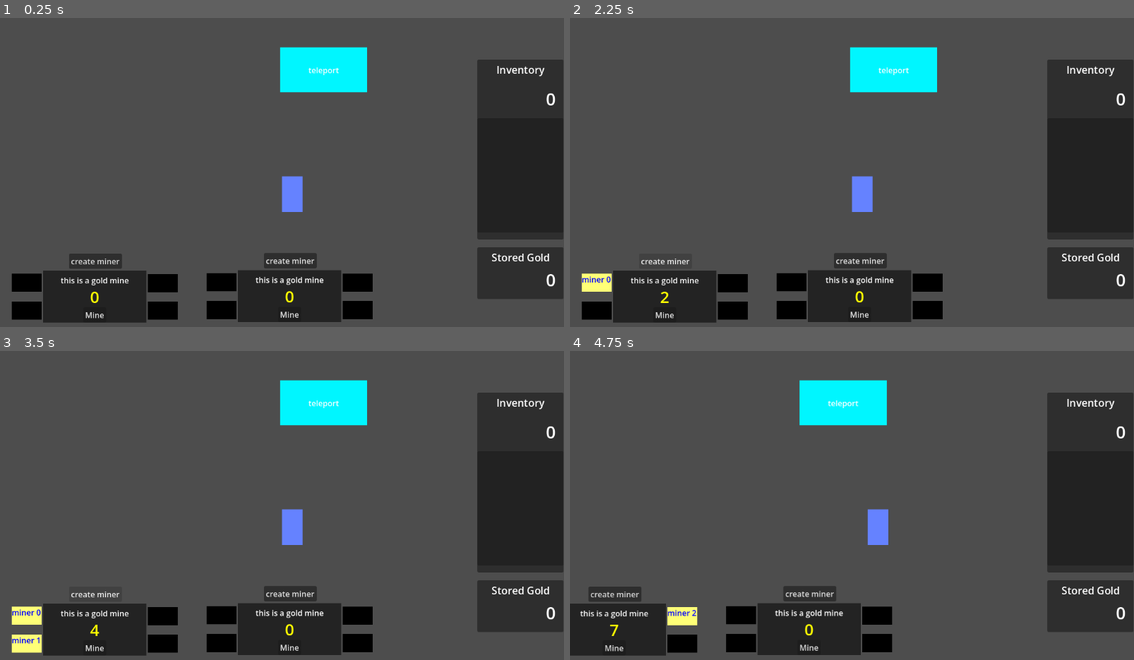
Above: before the commit, frames 1-4 (two rows, left to right).
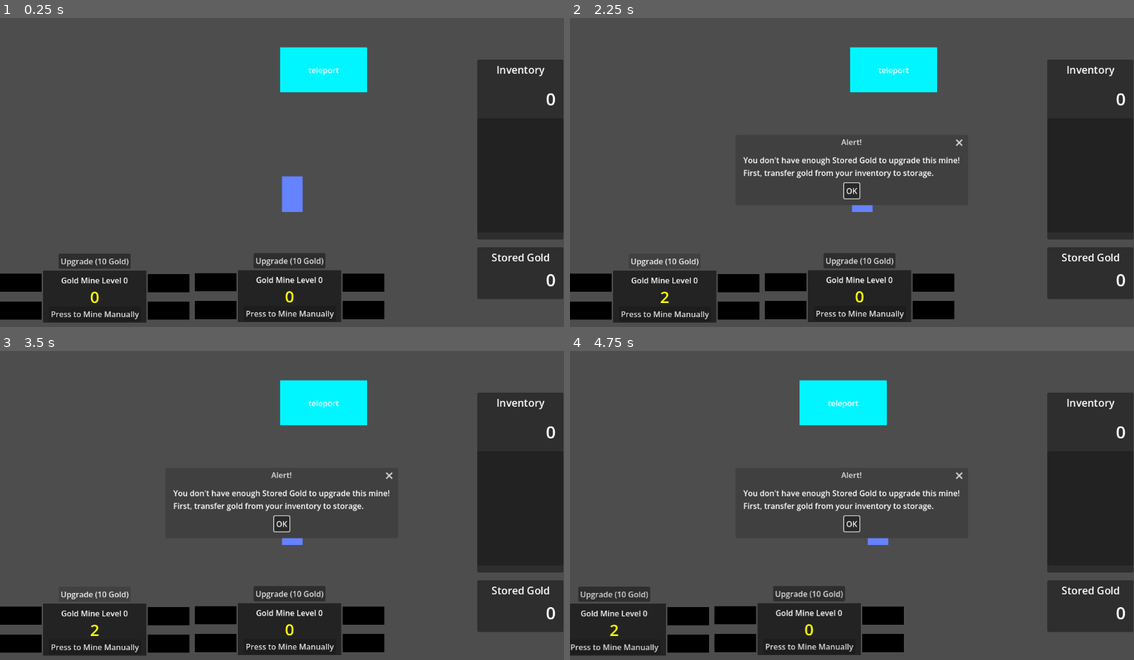
Above: after the commit, the same moments.

Repository: matrndev/gold-game
Game: Godot game, scene res://scenes/empty_scene.tscn
Same seed, same stepped clock (60 frames per second), same inputs: the game is played once before the commit and once after it.
Inputs (mouse positions are in pixels of both pictures, inside the frame that each line leads up to):
- Up to frame 1 (0.25 s): no input
- Up to frame 2 (2.25 s): click (665, 314) at 0.5 s, where only the run before the commit has a clickable "Mine"; click (665, 314) at 1.25 s, where only the run after the commit has a clickable "Press to Mine Manually"; click (665, 262) at 2 s, where only the run before the commit has a clickable "create miner"
- Up to frame 3 (3.5 s): click (95, 595) at 2.75 s, where only the run after the commit has a clickable "Upgrade (10 Gold)"
- Up to frame 4 (4.75 s): click (852, 524) at 3.5 s, where only the run after the commit has a clickable "OK"; tap Enter at 4.25 s; hold D (move_right) from 4.28 s (still down)

The runs differ from the first frame. In frame 1, 2.2% of the frame differs, in the area x 0-69%, y 76-98%; in frame 2, 3.6%; in frame 3, 3.9%, in the area x 0-70%, y 39-98%; in frame 4, 3.5%.

Commit message:
fix & improve to gold mines and autominers

Diff:
--- a/scenes/gold_mine.tscn
+++ b/scenes/gold_mine.tscn
@@ -18,12 +18,12 @@
 anchors_preset = 5
 anchor_left = 0.5
 anchor_right = 0.5
-offset_left = -70.0
+offset_left = -68.5
 offset_top = 8.0
-offset_right = 70.0
+offset_right = 68.5
 offset_bottom = 31.0
 grow_horizontal = 2
-text = "this is a gold mine"
+text = "Gold Mine Level 0"
 
 [node name="CurrentGoldLabel" type="Label" parent="ColorRect" unique_id=987676686]
 layout_mode = 1
@@ -49,12 +49,25 @@
 anchor_top = 1.0
 anchor_right = 0.5
 anchor_bottom = 1.0
-offset_left = -23.5
-offset_top = -31.0
-offset_right = 23.5
+offset_left = -61.0
+offset_top = -33.0
+offset_right = 61.0
+offset_bottom = -2.0
 grow_horizontal = 2
 grow_vertical = 0
-text = "Mine"
+text = "Press to Mine Manually"
+
+[node name="AddMinerButton" type="Button" parent="ColorRect" unique_id=1918122445]
+layout_mode = 1
+anchors_preset = 5
+anchor_left = 0.5
+anchor_right = 0.5
+offset_left = -69.0
+offset_top = -35.0
+offset_right = 69.0
+offset_bottom = -4.0
+grow_horizontal = 2
+text = "Upgrade (0 Gold)"
 
 [node name="CollisionShape2D" type="CollisionShape2D" parent="." unique_id=1424427795]
 position = Vector2(105.5, 53)
@@ -68,6 +81,7 @@
 position = Vector2(-64, 6)
 
 [node name="ColorRect" type="ColorRect" parent="MinerPlaceholder0" unique_id=755481325]
+offset_left = -24.0
 offset_right = 61.0
 offset_bottom = 37.0
 color = Color(0, 0, 0, 1)
@@ -76,6 +90,7 @@
 position = Vector2(-64, 63)
 
 [node name="ColorRect" type="ColorRect" parent="MinerPlaceholder1" unique_id=548657227]
+offset_left = -24.0
 offset_right = 61.0
 offset_bottom = 37.0
 color = Color(0, 0, 0, 1)
@@ -84,7 +99,7 @@
 position = Vector2(214, 7)
 
 [node name="ColorRect" type="ColorRect" parent="MinerPlaceholder2" unique_id=818820403]
-offset_right = 61.0
+offset_right = 85.0
 offset_bottom = 37.0
 color = Color(0, 0, 0, 1)
 
@@ -92,18 +107,18 @@
 position = Vector2(214, 63)
 
 [node name="ColorRect" type="ColorRect" parent="MinerPlaceholder3" unique_id=217071263]
-offset_right = 61.0
+offset_right = 85.0
 offset_bottom = 37.0
 color = Color(0, 0, 0, 1)
 
-[node name="AddMinerButton" type="Button" parent="." unique_id=1918122445]
-offset_left = 53.0
-offset_top = -35.0
-offset_right = 161.0
-offset_bottom = -4.0
-text = "create miner"
+[node name="NoGoldDialog" type="AcceptDialog" parent="." unique_id=604360836]
+oversampling_override = 1.0
+initial_position = 1
+size = Vector2i(459, 106)
+dialog_text = "You don't have enough Stored Gold to upgrade this mine!
+First, transfer gold from your inventory to storage."
 
 [connection signal="body_entered" from="." to="." method="_on_body_entered"]
 [connection signal="body_exited" from="." to="." method="_on_body_exited"]
 [connection signal="pressed" from="ColorRect/MineButton" to="." method="_on_mine_button_pressed"]
-[connection signal="pressed" from="AddMinerButton" to="." method="_on_add_miner_button_pressed"]
+[connection signal="pressed" from="ColorRect/AddMinerButton" to="." method="_on_add_miner_button_pressed"]
--- a/scenes/miner.tscn
+++ b/scenes/miner.tscn
@@ -6,15 +6,25 @@
 script = ExtResource("1_5x4dd")
 
 [node name="ColorRect" type="ColorRect" parent="." unique_id=1240134781]
-offset_right = 61.0
+offset_right = 85.0
 offset_bottom = 37.0
 color = Color(1, 1, 0.46666667, 1)
 
-[node name="Label" type="Label" parent="." unique_id=554807834]
-offset_right = 40.0
-offset_bottom = 23.0
+[node name="Label" type="Label" parent="ColorRect" unique_id=554807834]
+layout_mode = 1
+anchors_preset = 8
+anchor_left = 0.5
+anchor_top = 0.5
+anchor_right = 0.5
+anchor_bottom = 0.5
+offset_left = -41.5
+offset_top = -11.5
+offset_right = 41.5
+offset_bottom = 11.5
+grow_horizontal = 2
+grow_vertical = 2
 theme_override_colors/font_color = Color(0, 0, 1, 1)
-text = "miner 0"
+text = "Autominer"
 
 [node name="MineTimer" type="Timer" parent="." unique_id=1734390862]
 wait_time = 0.5
--- a/scripts/gold_mine.gd
+++ b/scripts/gold_mine.gd
@@ -1,9 +1,11 @@
 extends Area2D
 
 var current_gold: int
-
+var current_price: int
 var active_miners: Array[Node2D]
 
+func _ready() -> void:
+	price_update(10)
 
 func _on_body_entered(body: Node2D) -> void:
 	body.modulate = Color(1.0, 0.0, 0.0, 1.0)
@@ -30,6 +32,9 @@
 	$ButtonDebounceTimer.start()
 	add_gold(1)
 
+func price_update(new_price: int) -> void:
+	current_price = new_price
+	$ColorRect/AddMinerButton.text = "Upgrade (%d Gold)" % current_price
 
 func add_gold(gold_to_add: int = 1) -> void:
 	current_gold += gold_to_add
@@ -39,25 +44,36 @@
 func create_miner() -> bool:
 	var miner_scene = load("res://scenes/miner.tscn")
 	var miner: Node2D = miner_scene.instantiate()
-	var placeholder_count = get_tree().get_nodes_in_group("miner_placeholders").size()
+	var placeholder_count = find_children("MinerPlaceholder*", "Node2D", true, false).size()
 	var success: bool = false
-
+	print(placeholder_count)
 	for i in range(placeholder_count):
-		var placeholder = get_node("MinerPlaceholder" + str(i))
+		var placeholder = find_child("MinerPlaceholder" + str(i))
 
 		if placeholder.get_children().size() == 1: # add new miner into placeholder if it's unoccupied
 			miner.miner_id = i
+			miner.name = "Miner" + str(randi())
 			miner.connect("mined", add_gold)
 			placeholder.add_child(miner)
 			active_miners.append(miner)
 			success = true
+			$ColorRect/Label.text = "Gold Mine Level " + str(i + 1)
+			if i == placeholder_count - 1: # if this is the last placeholder available
+				$AddMinerButton.hide()
 			break
 
 	return success
 
 
 func _on_add_miner_button_pressed() -> void:
+	if StoredStats.stored_gold - current_price < 0:
+		$NoGoldDialog.show()
+		return
+
 	var miner_successfully_added: bool = create_miner()
 
-	if not miner_successfully_added:
+	if miner_successfully_added:
+		StoredStats.stored_gold -= current_price
+		price_update(current_price * 5)
+	else:
 		$AddMinerButton.hide()
--- a/scripts/miner.gd
+++ b/scripts/miner.gd
@@ -6,7 +6,7 @@
 signal mined
 
 func _ready() -> void:
-	$Label.text = "miner " + str(miner_id)
+	#$Label.text = "miner " + str(miner_id)
 	$MineTimer.wait_time = miner_speed
 
 
